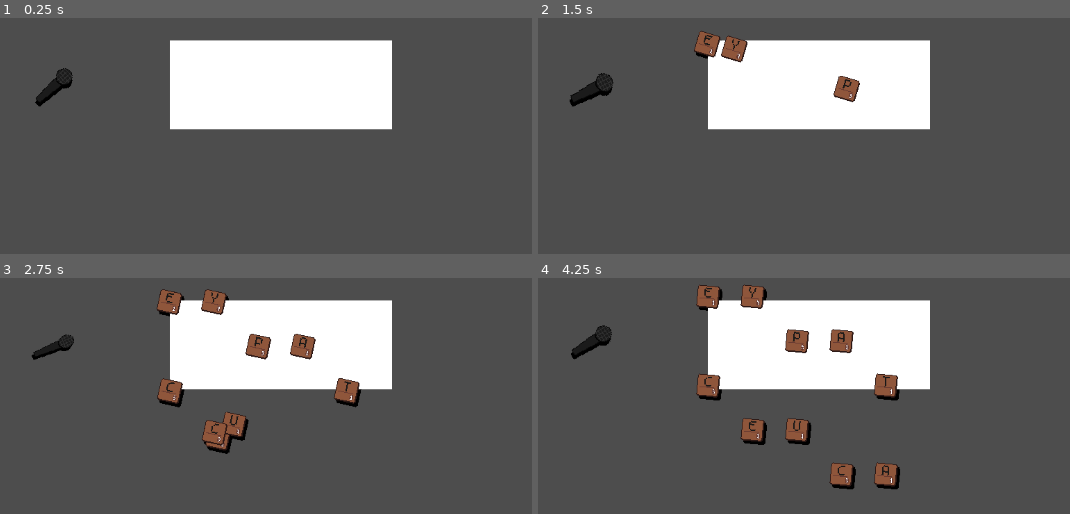
Above: before the commit, frames 1-4 (two rows, left to right).
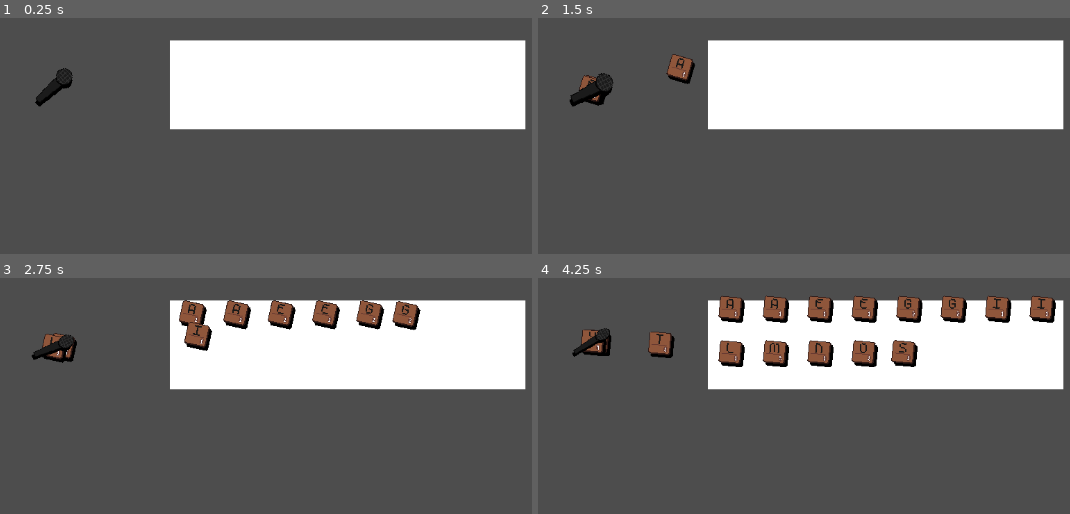
Above: after the commit, the same moments.

Repository: LiranDat/Spitandspell
Game: Godot game, scene res://letter_selection.tscn
Two runs of this game, one before a commit and one after it. Both use one fixed random seed, a clock stepped at 60 frames per second and the inputs below. This scene is started directly instead of the project's main scene.
Inputs (mouse positions are in pixels of both pictures, inside the frame that each line leads up to):
- Up to frame 1 (0.25 s): no input
- Up to frame 2 (1.5 s): move the mouse to (1064, 197) at 0.52 s; click (1064, 197) at 0.67 s; move the mouse to (692, 48) at 1.27 s; click (692, 48) at 1.42 s
- Up to frame 3 (2.75 s): move the mouse to (212, 303) at 2.02 s; click (212, 303) at 2.17 s
- Up to frame 4 (4.25 s): move the mouse to (798, 346) at 2.77 s; click (798, 346) at 2.92 s; move the mouse to (841, 344) at 3.52 s; click (841, 344) at 3.67 s

The runs differ from the first frame. In frame 1, 9.6% of the frame differs, in the area x 73-99%, y 9-48%; in frame 2, 12%; in frame 3, 17%; in frame 4, 20%, in the area x 6-99%, y 2-90%.

Commit message:
Letter selection sorts letters

Diff:
--- a/letter.gd
+++ b/letter.gd
@@ -1,4 +1,4 @@
-extends Node2D
+class_name Letter extends Node2D
 var time = 0.0
 var spawn = true
 @export var letter : String = "A"
--- a/letter.tscn
+++ b/letter.tscn
@@ -39,7 +39,7 @@
 
 [node name="Shadow" type="Sprite2D" parent="Letter"]
 modulate = Color(0, 0, 0, 1)
-z_index = -1
+show_behind_parent = true
 position = Vector2(4, 4)
 texture = ExtResource("1_r6swm")
 
--- a/letter_selection.gd
+++ b/letter_selection.gd
@@ -2,6 +2,7 @@
 
 var letterScene = preload("res://letter.tscn")
 @export var letterAreaSize : Vector2i = Vector2i(5,2)
+var count = 0
 
 var abc = { # [ Punkte, Häufigkeit ]
 	"A": [1, 9],
@@ -33,6 +34,7 @@
 }
 
 func _ready():
+	count = letterAreaSize.x*letterAreaSize.y
 	createLetterDeck()
 	$LetterArea/Shape.scale = Vector2(64.,64.)*Vector2(letterAreaSize)
 
@@ -51,23 +53,31 @@
 	pass
 
 func distributeLetters(count):
+	var letters = []
 	for index in range(count):
 		var childCount = $MicPos/LetterDeck.get_child_count()
 		if(childCount <= 0):
 			return
 		var childIndex = randi_range(0,$MicPos/LetterDeck.get_child_count()-1)
-		var letter = $MicPos/LetterDeck.get_child(childIndex)
+		letters.append($MicPos/LetterDeck.get_child(childIndex))
+	letters.sort_custom(lettersort)
+	for index in range(letters.size()):
+		var letter = letters[index]
 		letter.reparent($LetterArea)
 		var tween = letter.create_tween()
-		tween.set_ease(Tween.EASE_OUT)
+		tween.set_ease(Tween.EASE_IN_OUT)
 		tween.set_trans(Tween.TRANS_ELASTIC)
-		tween.tween_property(letter,"position",Vector2(64.0*float(index%letterAreaSize.x),64.0*float(int(index/letterAreaSize.y))),1.0)
+		var xPos = 64.0*float(int(index%letterAreaSize.x))+32.0
+		var yPos = 64.0*float(int(index/letterAreaSize.x))+16.0
+		tween.tween_property(letter,"position",Vector2(xPos,yPos),1.0)
 		letter.show()
 		$MicPos/Mic.pop()
 		await get_tree().create_timer(0.2).timeout
 	pass
 
+func lettersort(a:Letter,b:Letter):
+	return a.letter < b.letter
 
 func _on_timer_timeout() -> void:
-	distributeLetters(10)
+	distributeLetters(count)
 	pass # Replace with function body.
--- a/letter_selection.tscn
+++ b/letter_selection.tscn
@@ -5,6 +5,7 @@
 
 [node name="LetterSelection" type="Node2D"]
 script = ExtResource("1_bvp4e")
+letterAreaSize = Vector2i(8, 2)
 
 [node name="MicPos" type="Node2D" parent="."]
 position = Vector2(151, 128)
